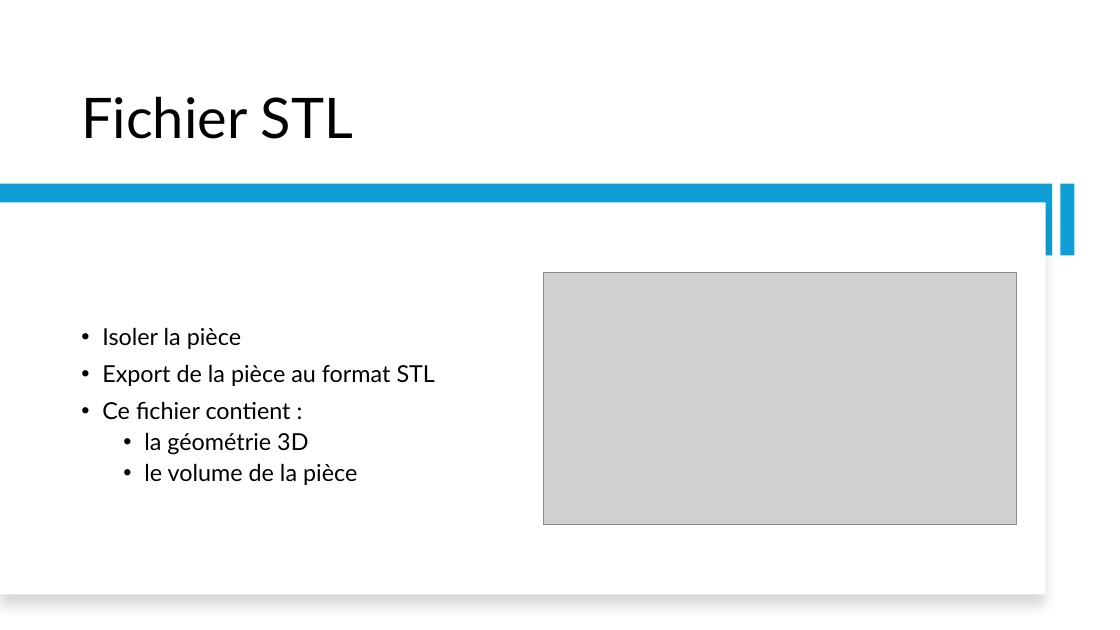
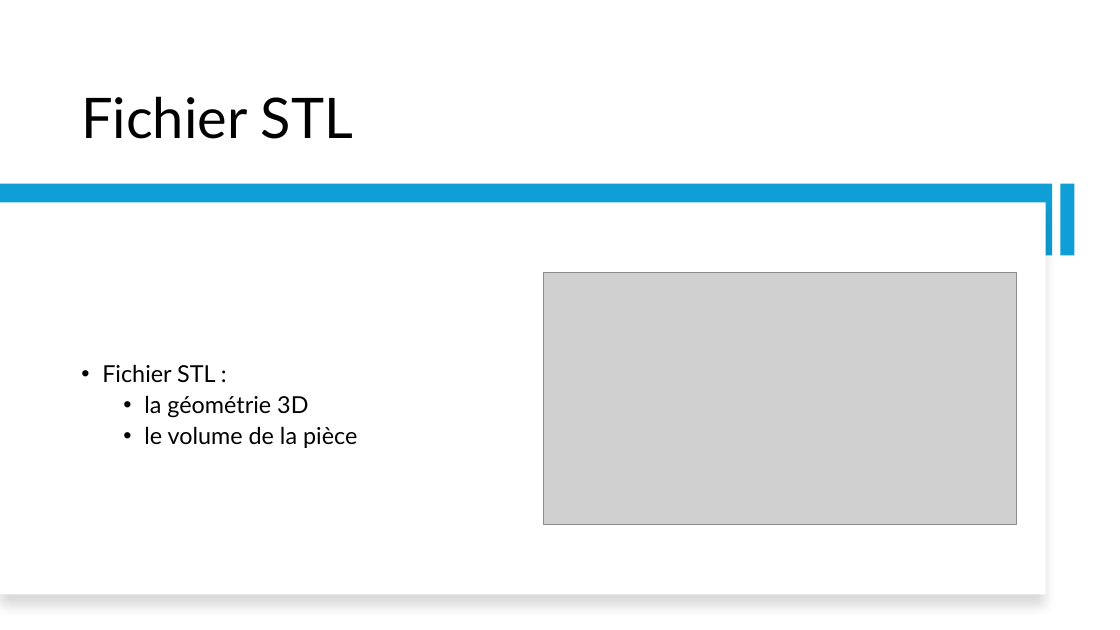
Before and after one commit to IzowRM/Stage-Cetic, a slide deck: slide 10 of TIM Pluo/Slide_Pluo.pptx (slide 8 before the commit). Drawn at 1120x630 pixels with LibreOffice and Linux fonts; fonts in the diff are those of the drawing; grey boxes stand for pictures. Boxes give left, top, right and bottom in pixels: in the first picture for what was removed or moved away, otherwise in the second. Text is boxed around its words. In the diff, an @@ line names an element or a change of style, - is before the commit and + after.

```diff
--- a/TIM Pluo/Slide_Pluo.pptx
+++ b/TIM Pluo/Slide_Pluo.pptx
@@ text at (102, 364, 215, 382): text changed @@
-• Isoler la pièce
-• Export de la pièce au format STL
-• Ce fichier contient :
+• Fichier STL :
```
Also in this commit, not shown: 7 other slides changed, 3 slides added, 2 slides removed, 2 other files.
